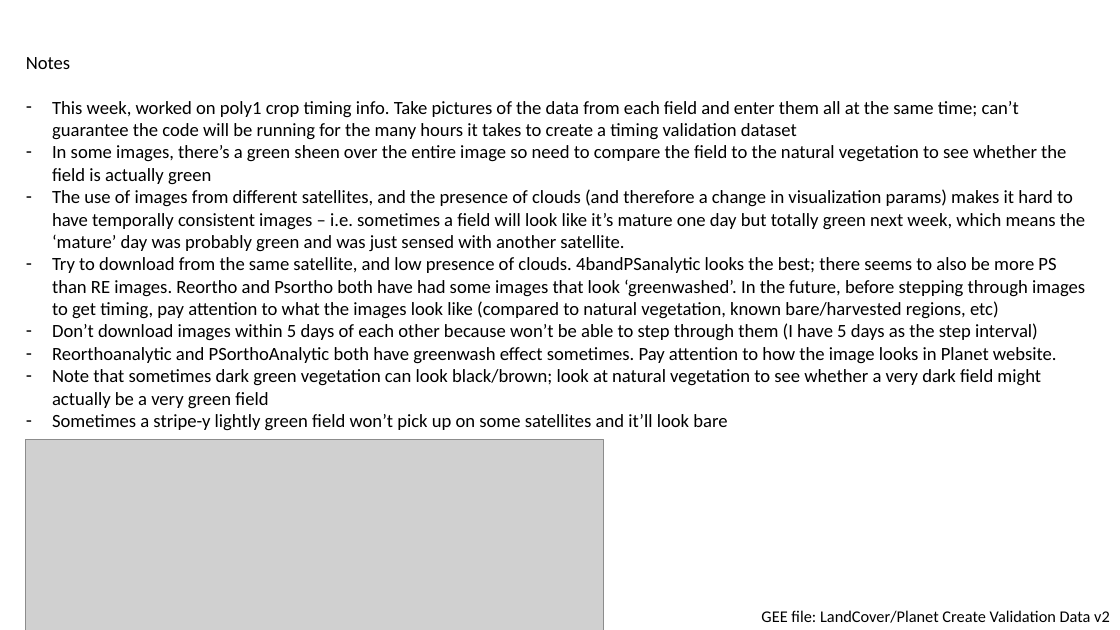
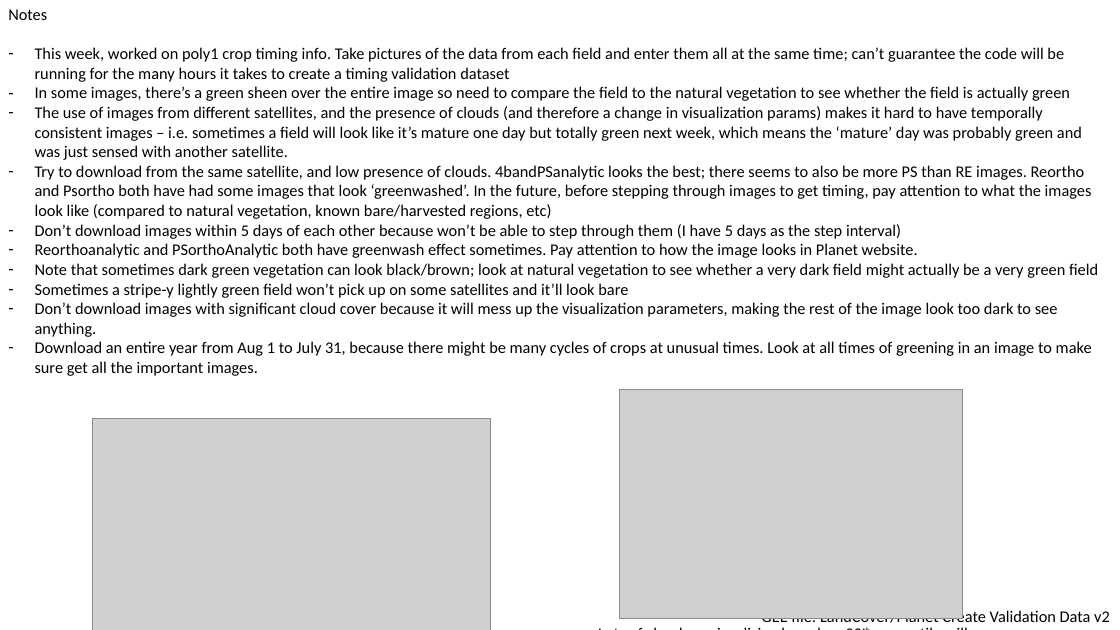
Before and after one commit to minghui-zhang/Meeting, a slide deck: slide 4 of March 1 2019.pptx. Drawn at 1120x630 pixels with LibreOffice and Linux fonts; fonts in the diff are those of the drawing; grey boxes stand for pictures. Boxes give left, top, right and bottom in pixels: in the first picture for what was removed or moved away, otherwise in the second. Text is boxed around its words. In the diff, an @@ line names an element or a change of style, - is before the commit and + after.

```diff
--- a/March 1 2019.pptx
+++ b/March 1 2019.pptx
@@ text "Notes": place and size @@
-text "Notes" at <box>26,57,1085,431</box>
+text "Notes" at <box>8,9,1098,376</box>
@@ text at <box>8,9,1098,298</box>: size 16 to 14 pt in "Notes", "This week, worked on poly1 crop timing ...", "In some images, there’s a green sheen ...", "The use of images from different satellites, ..." and 5 more places @@
@@ text at <box>35,302,1092,376</box>: paragraphs added @@
+– Don’t download images with significant cloud cover because it will mess up the visualization parameters, making the rest of the image look too dark to see anything.
+– Download an entire year from Aug 1 to July 31, because there might be many cycles of crops at unusual times. Look at all times of greening in an image to make sure get all the important images.
@@ picture added at <box>619,389,963,618</box> @@
@@ picture: place and size @@
-picture at <box>25,439,604,630</box>
+picture at <box>92,418,491,630</box>
@@ text added at <box>590,619,1001,630</box>, 14 pt, text #000000 @@
+Lots of clouds -> visualizing based on 90th percentile will make image look weird. This is 4bandPSAnalytic
```
Also in this commit, not shown: 1 other slide changed.
